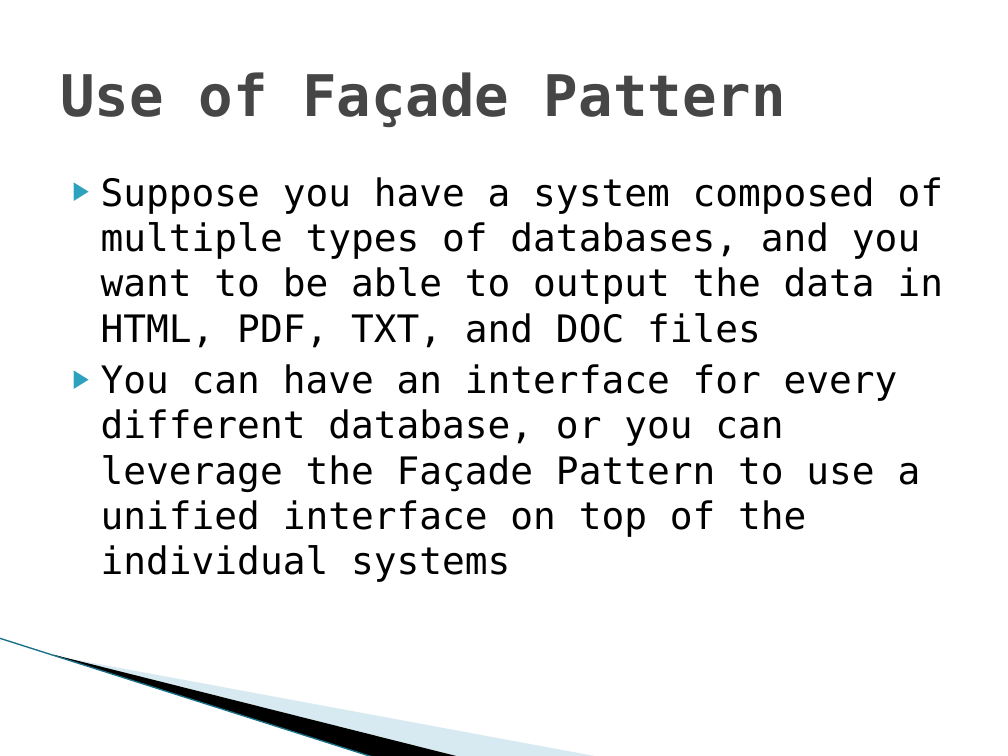
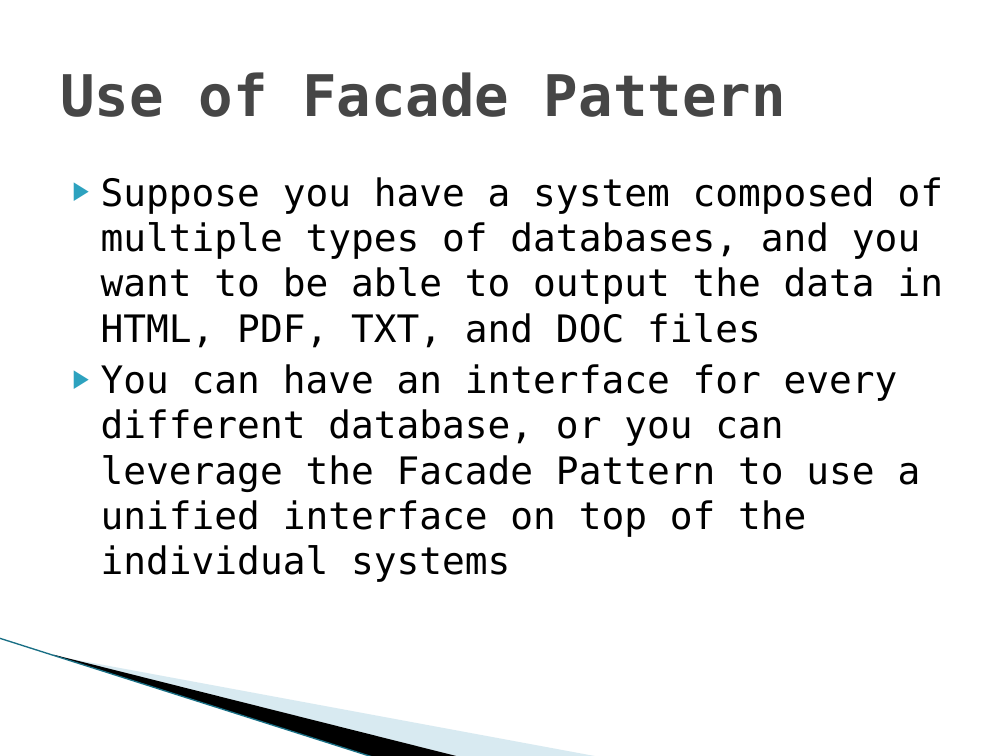
Before and after one commit to Ruthvicp/CS5551_Team_11_Project, a slide deck: slide 4 of Documentation/Problem Set 6/Façade Design Pattern.pptx. Drawn at 1008x756 pixels with LibreOffice and Linux fonts; fonts in the diff are those of the drawing; background and template pictures are left out. Boxes give left, top, right and bottom in pixels: in the first picture for what was removed or moved away, otherwise in the second. Text is boxed around its words. In the diff, an @@ line names an element or a change of style, - is before the commit and + after.

Commit message:
ps6 - facade pattern

```diff
--- a/Documentation/Problem Set 6/Façade Design Pattern.pptx
+++ b/Documentation/Problem Set 6/Façade Design Pattern.pptx
@@ title at bbox=[60, 72, 786, 117]: text changed @@
-Use of Façade Pattern
+Use of Facade Pattern
@@ text at bbox=[101, 364, 921, 582]: text changed @@
-▶ You can have an interface for every different database, or you can leverage the Façade Pattern to use a unified interface on top of the individual systems
+▶ You can have an interface for every different database, or you can leverage the Facade Pattern to use a unified interface on top of the individual systems
```
Also in this commit, not shown: 4 other slides changed, 1 slide added.
